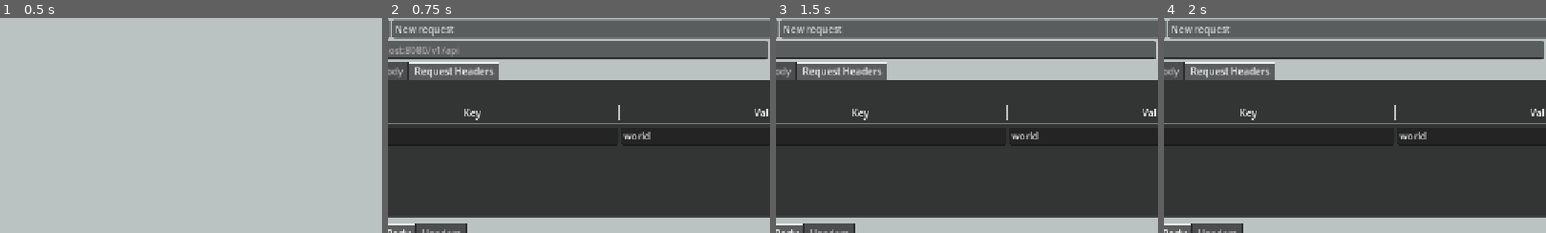
Above: before the commit, frames 1-4 (left to right).
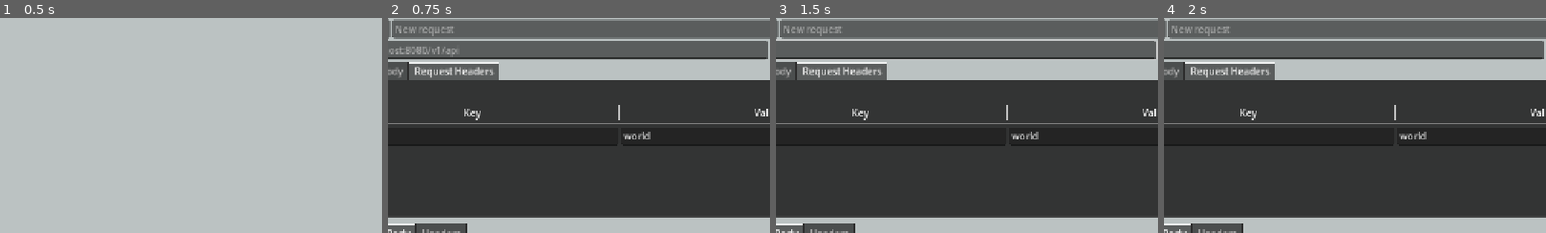
Above: after the commit, the same moments.

Repository: asiangoldfish/rest-client
Game: Godot game, scene res://levels/main.tscn
Same seed, same stepped clock (60 frames per second), same inputs: the game is played once before the commit and once after it.
Inputs (mouse positions are % of the whole screen's width and height, from its top left):
- Up to frame 1 (0.5 s): no input
- Up to frame 2 (0.75 s): click "Request" at 0.5 s
- Up to frame 3 (1.5 s): click (50, 19) at 1.27 s; type "12" at 1.35 s
- Up to frame 4 (2 s): click (60, 80) at 1.5 s; type "12" at 1.58 s
The pictures show only the part of the screen within x 29-79%, y 12-62%; the shares and areas given below are measured in that part.

Frame 1 is identical in both runs. In frame 2, 0.2% of the frame differs, in the area x 2-17%, y 3-9%; in frame 3, 0.2%; in frame 4, 0.2%.

Commit message:
Requests can be associated with folders in save data

Diff:
--- a/levels/main.gd
+++ b/levels/main.gd
@@ -46,11 +46,9 @@
 
     requests_list.add_child(new_btn)
     request_menu.clear_all()
-    request_menu.request_id = new_btn.request_id
 
     # Show the request right away
-    self.request_menu.request_id = new_btn.request_id
-    self.request_menu.request_name = new_btn.request_name
+    self.request_menu.request = new_btn
     self.request_menu.show()
 
 # Read file with all requests and load the requests dynamically
@@ -105,8 +103,10 @@
             requests_list.add_child(new_btn)
 
 # This is a callback when a request is selected from the requests list
-func request_was_selected(request_id: String):
-    request_menu.load_request(request_id)
+func request_was_selected(request_button: RequestButton):
+    print(request_button)
+    request_menu.request = request_button
+    request_menu.can_send_request(true)
     request_menu.show()
 
 func _on_new_folder_button_down() -> void:
--- a/levels/requests_list.gd
+++ b/levels/requests_list.gd
@@ -10,5 +10,6 @@
     print("Request '" + data.node.request_name + "' moved to requests list")
 
     var btn = data.node
+    btn.folder = ""
     btn.get_parent().remove_child(btn)
     self.add_child(btn)
--- a/menus/request_menu.gd
+++ b/menus/request_menu.gd
@@ -13,19 +13,10 @@
 @onready var title_edit = find_child("TitleEdit")
 @onready var method_menu = find_child("MethodMenu")
 
-# This is the same ID as the request it belongs to. See RequestBtn.id
-@export var request_id: String = ""
-
-# Name displayed on the request
-@export var request_name: String :
-    get:
-        return request_name
-    set(value):
-        request_name = value
-        title_edit.text = value
-
 signal title_was_changed
 
+# The request that the menu is showing
+var request: RequestButton = null
 
 # Called when the node enters the scene tree for the first time.
 func _ready() -> void:
@@ -43,11 +34,11 @@
 
     http_request.request_completed.connect(_on_request_completed)
 
-    can_send_request(not request_id.is_empty())
+    can_send_request(false)
 
 
 func _input(event: InputEvent) -> void:
-    if event.is_action_pressed("save_request") and not request_id.is_empty():
+    if event.is_action_pressed("save_request") and not request.request_id.is_empty():
         print("Request saved")
         save()
 
@@ -120,16 +111,17 @@
         headers.append(label.text)
 
     var request_dict = {
-        "name": request_name,
+        "name": request.request_name,
         "type": "request",
         "method": get_method(method_menu.selected),
         "url": address_bar.text,
         "response_body": response_body.text,
         "headers": headers,
-        "request_body": request_body.text
+        "request_body": request_body.text,
+        "folder": request.folder
     }
 
-    RequestLoader.save_request(request_id, request_dict)
+    RequestLoader.save_request(request.request_id, request_dict)
 
 
 func _on_dummy_address_button_down() -> void:
@@ -137,14 +129,14 @@
 
 
 func _on_title_edit_text_submitted(new_text: String) -> void:
-    self.request_name = new_text
+    self.request.request_name = new_text
     if not new_text.is_empty():
         self.title_edit.caret_column = new_text.length()
-        self.emit_signal("title_was_changed", request_id, new_text)
+        self.emit_signal("title_was_changed", self.request.request_id, new_text)
 
 func load_request(id: String):
     can_send_request(true)
-    request_id = id
+    self.request.request_id = id
     var req = RequestLoader.get_request(id)
     if not req:
         print("Request was not found!")
@@ -152,7 +144,7 @@
         address_bar.text = req.get("url")
         response_body.text = req.get("response_body") if req.get("response_body") else ""
         title_edit.text = req.get("name")
-        request_name = req.get("name")
+        request.request_name = req.get("name")
         method_menu.selected = get_method_id(req.get("method"))
         request_body.text = req.get("request_body") if req.get("request_body") else ""
         for txt in req.get("headers"):
--- a/widgets/request_btn.gd
+++ b/widgets/request_btn.gd
@@ -5,6 +5,7 @@
 
 var request_id: String = ""
 var request_name: String = "New request"
+var folder: String = ""
 
 func _ready() -> void:
     self.text = request_name
@@ -34,4 +35,4 @@
     self.text = s
 
 func _on_button_down() -> void:
-    request_was_selected.emit(request_id)
+    self.emit_signal("request_was_selected", self)
--- a/widgets/request_folder.gd
+++ b/widgets/request_folder.gd
@@ -11,5 +11,6 @@
     print("Request '" + data.node.request_name + "' moved to folder '" + self.title + "'")
 
     var btn = data.node
+    btn.folder = self.title
     btn.get_parent().remove_child(btn)
     self.add_child(btn)
